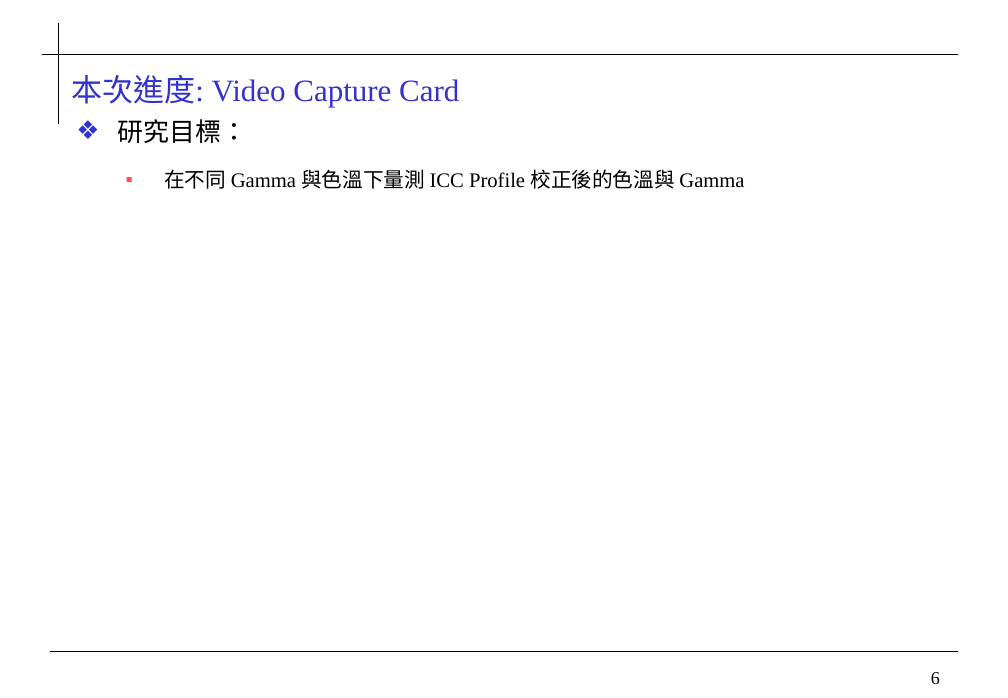
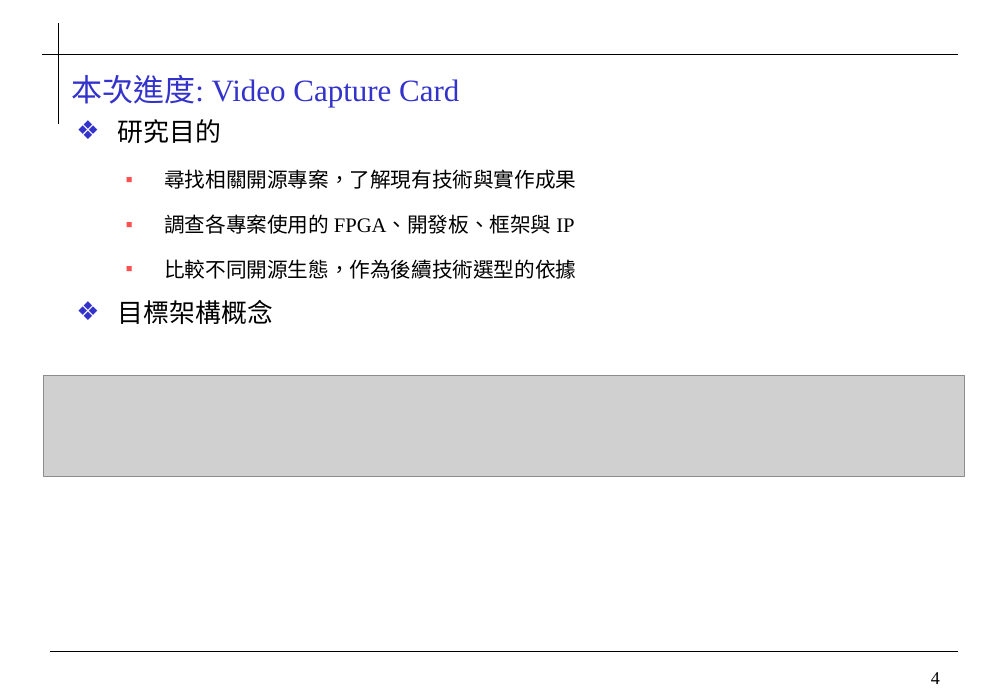
Before and after one commit to 0ilasis0/home, a slide deck: slide 4 of Onyx_進度報告_1013.pptx (slide 6 before the commit). Drawn at 1008x698 pixels with LibreOffice and Linux fonts; fonts in the diff are those of the drawing; grey boxes stand for pictures; background and template pictures are left out. Boxes give left, top, right and bottom in pixels: in the first picture for what was removed or moved away, otherwise in the second. Text is boxed around its words. In the diff, an @@ line names an element or a change of style, - is before the commit and + after.

```diff
--- a/Onyx_進度報告_1013.pptx
+++ b/Onyx_進度報告_1013.pptx
@@ text at [118,119,576,324]: text changed @@
-❖ 研究目標：
-  ▪ 在不同 Gamma 與色溫下量測 ICC Profile 校正後的色溫與 Gamma
+❖ 研究目的
+  ▪ 尋找相關開源專案，了解現有技術與實作成果
+  ▪ 調查各專案使用的 FPGA、開發板、框架與 IP
+  ▪ 比較不同開源生態，作為後續技術選型的依據
+❖ 目標架構概念
@@ picture added at [44,376,964,477] @@
@@ page number at [931,672,940,684]: text changed @@
-6
+4
```
Also in this commit, not shown: 7 slides added, 3 slides removed, 3 other files.
